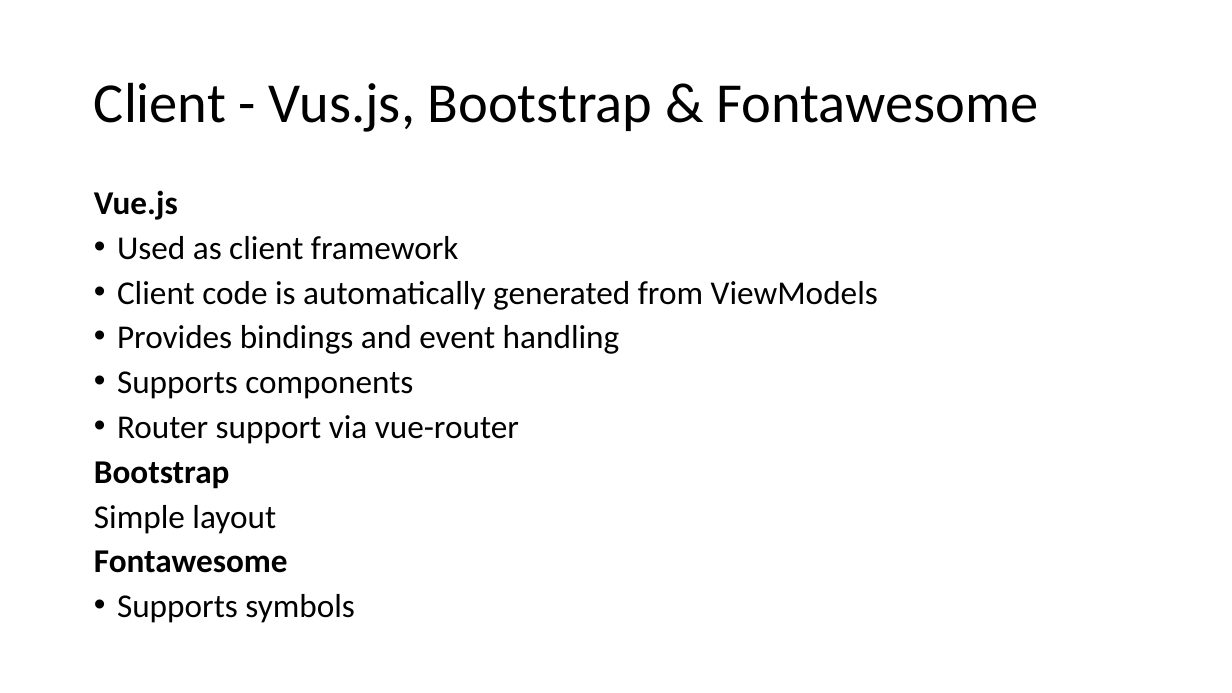
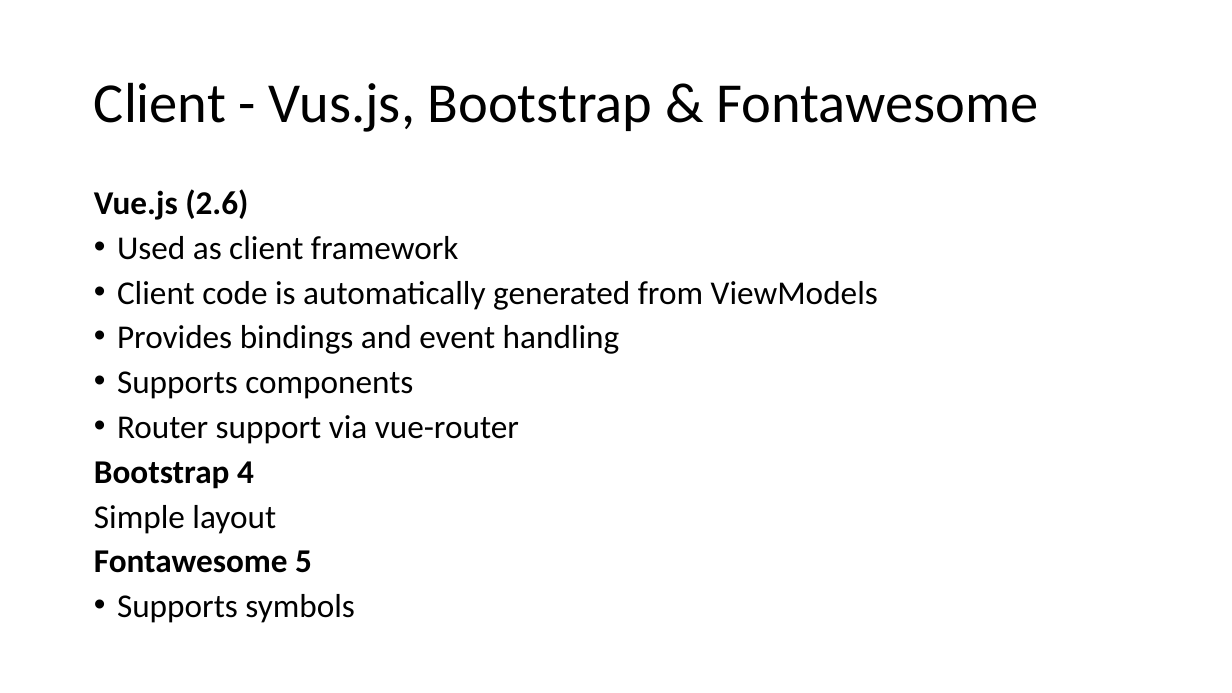
Before and after one commit to FrankPfattheicher/stonehenge.Chromely, a slide deck: slide 12 of stonehengeChromely.pptx (slide 17 before the commit). Drawn at 1232x693 pixels with LibreOffice and Linux fonts; fonts in the diff are those of the drawing. Boxes give left, top, right and bottom in pixels: in the first picture for what was removed or moved away, otherwise in the second. Text is boxed around its words. In the diff, an @@ line names an element or a change of style, - is before the commit and + after.

```diff
--- a/stonehengeChromely.pptx
+++ b/stonehengeChromely.pptx
@@ text at <box>94,189,248,220</box>: text changed @@
-Vue.js
+Vue.js (2.6)
@@ text at <box>94,461,254,489</box>: text changed @@
-Bootstrap
+Bootstrap 4
@@ text at <box>94,550,312,573</box>: text changed @@
-Fontawesome
+Fontawesome 5
```
Also in this commit, not shown: 17 other slides changed, 10 slides added, 1 other file.
